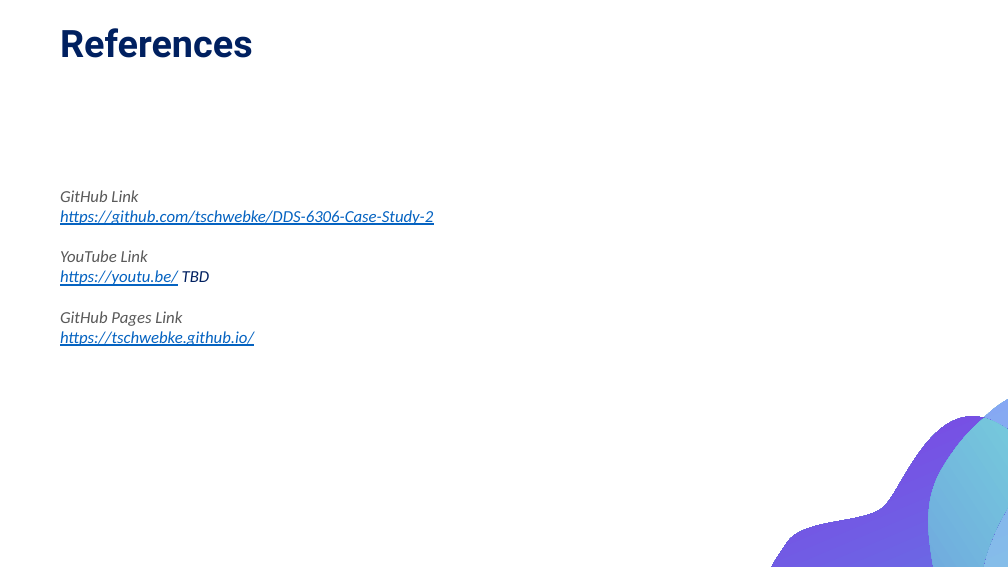
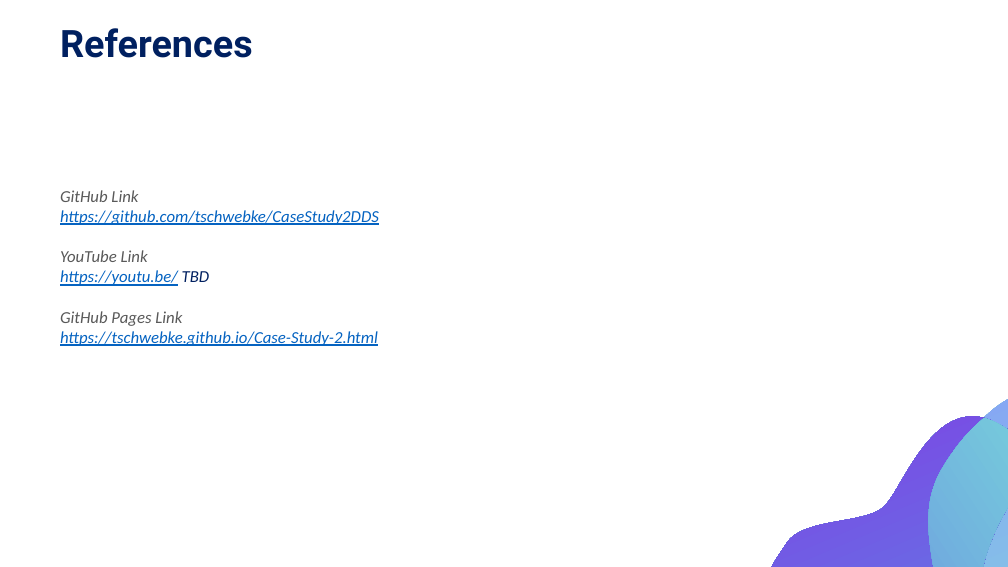
Before and after one commit to tschwebke/CaseStudy2DDS, a slide deck: slide 15 of final/Thad_Schwebke_Case_Study_02.pptx. Drawn at 1008x567 pixels with LibreOffice and Linux fonts; fonts in the diff are those of the drawing. Boxes give left, top, right and bottom in pixels: in the first picture for what was removed or moved away, otherwise in the second. Text is boxed around its words. In the diff, an @@ line names an element or a change of style, - is before the commit and + after.

```diff
--- a/final/Thad_Schwebke_Case_Study_02.pptx
+++ b/final/Thad_Schwebke_Case_Study_02.pptx
@@ text at [60,210,379,225]: text changed @@
-https://github.com/tschwebke/DDS-6306-Case-Study-2
+https://github.com/tschwebke/CaseStudy2DDS
@@ text at [60,331,378,346]: text changed @@
-https://tschwebke.github.io/
+https://tschwebke.github.io/Case-Study-2.html
```
Also in this commit, not shown: 3 other files.
